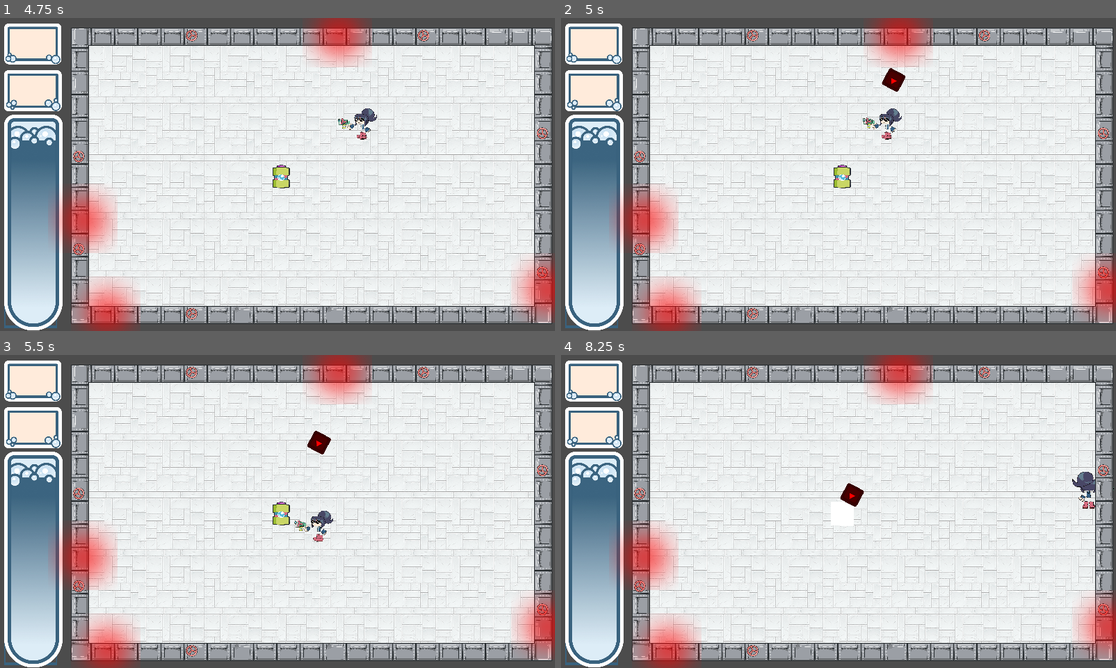
Above: before the commit, frames 1-4 (two rows, left to right).
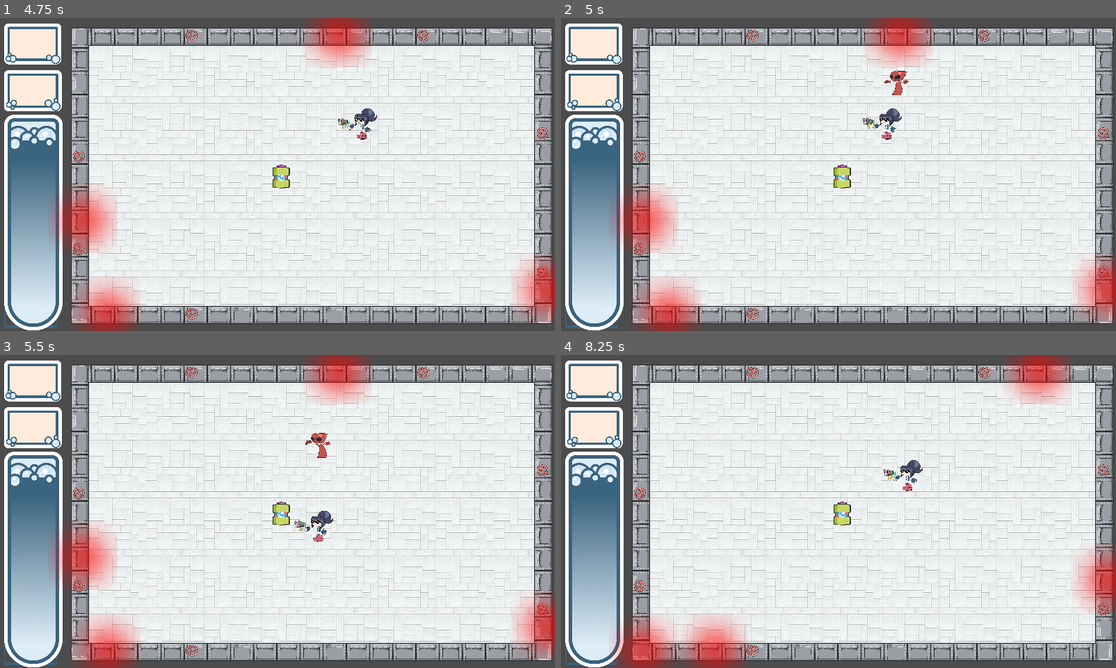
Above: after the commit, the same moments.

Repository: moisesjbc/global-jam-01-2025
Game: Godot game, scene res://gameplay/main/main.tscn
Two runs of this game, one before a commit and one after it. Both use one fixed random seed, a clock stepped at 60 frames per second and the inputs below. The engine's default icon, where the game draws it, is replaced by a stand-in: a white triangle on a blue panel in a dark square.
Inputs (mouse positions are in pixels of both pictures, inside the frame that each line leads up to):
- Up to frame 1 (4.75 s): tap Enter at 0.5 s; move the mouse to (399, 158) at 0.52 s; hold Right (ui_right) 0.53-1.28 s; move the mouse to (166, 190) at 1.27 s; hold Down (ui_down) 1.28-2.03 s; move the mouse to (333, 105) at 2.02 s; hold Right (ui_right) 2.03-2.78 s; move the mouse to (249, 237) at 2.77 s; hold Up (ui_up) 2.78-3.53 s; move the mouse to (444, 221) at 3.52 s; hold Left (ui_left) from 3.53 s (still down); move the mouse to (111, 127) at 4.27 s
- Up to frame 2 (5 s): keep holding Left (ui_left)
- Up to frame 3 (5.5 s): move the mouse to (305, 511) at 5.02 s; release Left (ui_left) at 5.03 s; hold Down (ui_down) from 5.03 s (still down)
- Up to frame 4 (8.25 s): move the mouse to (755, 433) at 5.77 s; release Down (ui_down) at 5.78 s; hold Right (ui_right) 5.78-6.53 s; move the mouse to (960, 495) at 6.52 s; hold Up (ui_up) 6.53-7.28 s; move the mouse to (727, 527) at 7.27 s; hold Right (ui_right) 7.28-8.03 s; move the mouse to (894, 442) at 8.02 s; hold Down (ui_down) from 8.03 s (still down)

Frame 1 is identical in both runs. In frame 2, 0.2% of the frame differs, in the area x 57-63%, y 16-25%; in frame 3, 0.2%; in frame 4, 11%, in the area x 9-100%, y 0-100%.

Commit message:
Add enemy animation

Diff:
--- a/godot-project/gameplay/enemy/enemy.gd
+++ b/godot-project/gameplay/enemy/enemy.gd
@@ -7,9 +7,9 @@
 
 # Called every frame. 'delta' is the elapsed time since the previous frame.
 func _process(delta):
-	var velocity: Vector2 = Vector2(1.0, 0.0)
-	look_at(target.global_position)
+	var velocity: Vector2 = (target.global_position - global_position).normalized()
 
-	var collision = move_and_collide(speed * velocity.rotated(rotation) * delta)
+	var collision = move_and_collide(speed * velocity * delta)
+	$sprite.flip_h = velocity.x < 0
 	if collision and collision.collider.name == "player":
 		collision.collider.die()
--- a/godot-project/gameplay/enemy/enemy.tscn
+++ b/godot-project/gameplay/enemy/enemy.tscn
@@ -1,21 +1,65 @@
-[gd_scene load_steps=4 format=2]
+[gd_scene load_steps=38 format=2]
 
-[ext_resource path="res://icon.png" type="Texture" id=1]
+[ext_resource path="res://gameplay/enemy/GGJ_WALK_ALIEN/GGJ_WALK_ALIEN0024.png" type="Texture" id=1]
 [ext_resource path="res://gameplay/enemy/enemy.gd" type="Script" id=2]
+[ext_resource path="res://gameplay/enemy/GGJ_WALK_ALIEN/GGJ_WALK_ALIEN0028.png" type="Texture" id=3]
+[ext_resource path="res://gameplay/enemy/GGJ_WALK_ALIEN/GGJ_WALK_ALIEN0018.png" type="Texture" id=4]
+[ext_resource path="res://gameplay/enemy/GGJ_WALK_ALIEN/GGJ_WALK_ALIEN0029.png" type="Texture" id=5]
+[ext_resource path="res://gameplay/enemy/GGJ_WALK_ALIEN/GGJ_WALK_ALIEN0023.png" type="Texture" id=6]
+[ext_resource path="res://gameplay/enemy/GGJ_WALK_ALIEN/GGJ_WALK_ALIEN0004.png" type="Texture" id=7]
+[ext_resource path="res://gameplay/enemy/GGJ_WALK_ALIEN/GGJ_WALK_ALIEN0025.png" type="Texture" id=8]
+[ext_resource path="res://gameplay/enemy/GGJ_WALK_ALIEN/GGJ_WALK_ALIEN0032.png" type="Texture" id=9]
+[ext_resource path="res://gameplay/enemy/GGJ_WALK_ALIEN/GGJ_WALK_ALIEN0009.png" type="Texture" id=10]
+[ext_resource path="res://gameplay/enemy/GGJ_WALK_ALIEN/GGJ_WALK_ALIEN0011.png" type="Texture" id=11]
+[ext_resource path="res://gameplay/enemy/GGJ_WALK_ALIEN/GGJ_WALK_ALIEN0033.png" type="Texture" id=12]
+[ext_resource path="res://gameplay/enemy/GGJ_WALK_ALIEN/GGJ_WALK_ALIEN0014.png" type="Texture" id=13]
+[ext_resource path="res://gameplay/enemy/GGJ_WALK_ALIEN/GGJ_WALK_ALIEN0003.png" type="Texture" id=14]
+[ext_resource path="res://gameplay/enemy/GGJ_WALK_ALIEN/GGJ_WALK_ALIEN0015.png" type="Texture" id=15]
+[ext_resource path="res://gameplay/enemy/GGJ_WALK_ALIEN/GGJ_WALK_ALIEN0034.png" type="Texture" id=16]
+[ext_resource path="res://gameplay/enemy/GGJ_WALK_ALIEN/GGJ_WALK_ALIEN0019.png" type="Texture" id=17]
+[ext_resource path="res://gameplay/enemy/GGJ_WALK_ALIEN/GGJ_WALK_ALIEN0016.png" type="Texture" id=18]
+[ext_resource path="res://gameplay/enemy/GGJ_WALK_ALIEN/GGJ_WALK_ALIEN0007.png" type="Texture" id=19]
+[ext_resource path="res://gameplay/enemy/GGJ_WALK_ALIEN/GGJ_WALK_ALIEN0013.png" type="Texture" id=20]
+[ext_resource path="res://gameplay/enemy/GGJ_WALK_ALIEN/GGJ_WALK_ALIEN0002.png" type="Texture" id=21]
+[ext_resource path="res://gameplay/enemy/GGJ_WALK_ALIEN/GGJ_WALK_ALIEN0027.png" type="Texture" id=22]
+[ext_resource path="res://gameplay/enemy/GGJ_WALK_ALIEN/GGJ_WALK_ALIEN0006.png" type="Texture" id=23]
+[ext_resource path="res://gameplay/enemy/GGJ_WALK_ALIEN/GGJ_WALK_ALIEN0031.png" type="Texture" id=24]
+[ext_resource path="res://gameplay/enemy/GGJ_WALK_ALIEN/GGJ_WALK_ALIEN0026.png" type="Texture" id=25]
+[ext_resource path="res://gameplay/enemy/GGJ_WALK_ALIEN/GGJ_WALK_ALIEN0022.png" type="Texture" id=26]
+[ext_resource path="res://gameplay/enemy/GGJ_WALK_ALIEN/GGJ_WALK_ALIEN0030.png" type="Texture" id=27]
+[ext_resource path="res://gameplay/enemy/GGJ_WALK_ALIEN/GGJ_WALK_ALIEN0012.png" type="Texture" id=28]
+[ext_resource path="res://gameplay/enemy/GGJ_WALK_ALIEN/GGJ_WALK_ALIEN0017.png" type="Texture" id=29]
+[ext_resource path="res://gameplay/enemy/GGJ_WALK_ALIEN/GGJ_WALK_ALIEN0010.png" type="Texture" id=30]
+[ext_resource path="res://gameplay/enemy/GGJ_WALK_ALIEN/GGJ_WALK_ALIEN0008.png" type="Texture" id=31]
+[ext_resource path="res://gameplay/enemy/GGJ_WALK_ALIEN/GGJ_WALK_ALIEN0020.png" type="Texture" id=32]
+[ext_resource path="res://gameplay/enemy/GGJ_WALK_ALIEN/GGJ_WALK_ALIEN0005.png" type="Texture" id=33]
+[ext_resource path="res://gameplay/enemy/GGJ_WALK_ALIEN/GGJ_WALK_ALIEN0021.png" type="Texture" id=34]
+[ext_resource path="res://gameplay/enemy/GGJ_WALK_ALIEN/GGJ_WALK_ALIEN0001.png" type="Texture" id=35]
 
-[sub_resource type="RectangleShape2D" id=1]
-extents = Vector2( 32, 32 )
+[sub_resource type="SpriteFrames" id=2]
+animations = [ {
+"frames": [ ExtResource( 35 ), ExtResource( 21 ), ExtResource( 14 ), ExtResource( 7 ), ExtResource( 33 ), ExtResource( 23 ), ExtResource( 19 ), ExtResource( 31 ), ExtResource( 10 ), ExtResource( 30 ), ExtResource( 11 ), ExtResource( 28 ), ExtResource( 20 ), ExtResource( 13 ), ExtResource( 15 ), ExtResource( 18 ), ExtResource( 29 ), ExtResource( 4 ), ExtResource( 17 ), ExtResource( 32 ), ExtResource( 34 ), ExtResource( 26 ), ExtResource( 6 ), ExtResource( 1 ), ExtResource( 8 ), ExtResource( 25 ), ExtResource( 22 ), ExtResource( 3 ), ExtResource( 5 ), ExtResource( 27 ), ExtResource( 24 ), ExtResource( 9 ), ExtResource( 12 ), ExtResource( 16 ) ],
+"loop": true,
+"name": "walking",
+"speed": 30.0
+} ]
+
+[sub_resource type="CapsuleShape2D" id=3]
+radius = 17.0
+height = 70.0
 
 [node name="enemy" type="KinematicBody2D" groups=["enemies"]]
-modulate = Color( 1, 0, 0, 1 )
-self_modulate = Color( 1, 0, 0, 1 )
 collision_layer = 4
 collision_mask = 8
 script = ExtResource( 2 )
 
-[node name="Sprite" type="Sprite" parent="."]
-rotation = 1.5708
-texture = ExtResource( 1 )
+[node name="sprite" type="AnimatedSprite" parent="."]
+position = Vector2( -1, -1 )
+scale = Vector2( 0.15, 0.15 )
+frames = SubResource( 2 )
+animation = "walking"
+playing = true
 
 [node name="collision_shape" type="CollisionShape2D" parent="."]
-shape = SubResource( 1 )
+position = Vector2( -12, 9 )
+shape = SubResource( 3 )
Binary file added: godot-project/gameplay/enemy/GGJ_WALK_ALIEN/GGJ_WALK_ALIEN0001.png
Not shown, added: godot-project/gameplay/enemy/GGJ_WALK_ALIEN/GGJ_WALK_ALIEN0001.png.import
Binary file added: godot-project/gameplay/enemy/GGJ_WALK_ALIEN/GGJ_WALK_ALIEN0002.png
Not shown, added: godot-project/gameplay/enemy/GGJ_WALK_ALIEN/GGJ_WALK_ALIEN0002.png.import
Binary file added: godot-project/gameplay/enemy/GGJ_WALK_ALIEN/GGJ_WALK_ALIEN0003.png
Not shown, added: godot-project/gameplay/enemy/GGJ_WALK_ALIEN/GGJ_WALK_ALIEN0003.png.import
Binary file added: godot-project/gameplay/enemy/GGJ_WALK_ALIEN/GGJ_WALK_ALIEN0004.png
Not shown, added: godot-project/gameplay/enemy/GGJ_WALK_ALIEN/GGJ_WALK_ALIEN0004.png.import
Binary file added: godot-project/gameplay/enemy/GGJ_WALK_ALIEN/GGJ_WALK_ALIEN0005.png
Not shown, added: godot-project/gameplay/enemy/GGJ_WALK_ALIEN/GGJ_WALK_ALIEN0005.png.import
Binary file added: godot-project/gameplay/enemy/GGJ_WALK_ALIEN/GGJ_WALK_ALIEN0006.png
Not shown, added: godot-project/gameplay/enemy/GGJ_WALK_ALIEN/GGJ_WALK_ALIEN0006.png.import
(and 56 more such lines)
